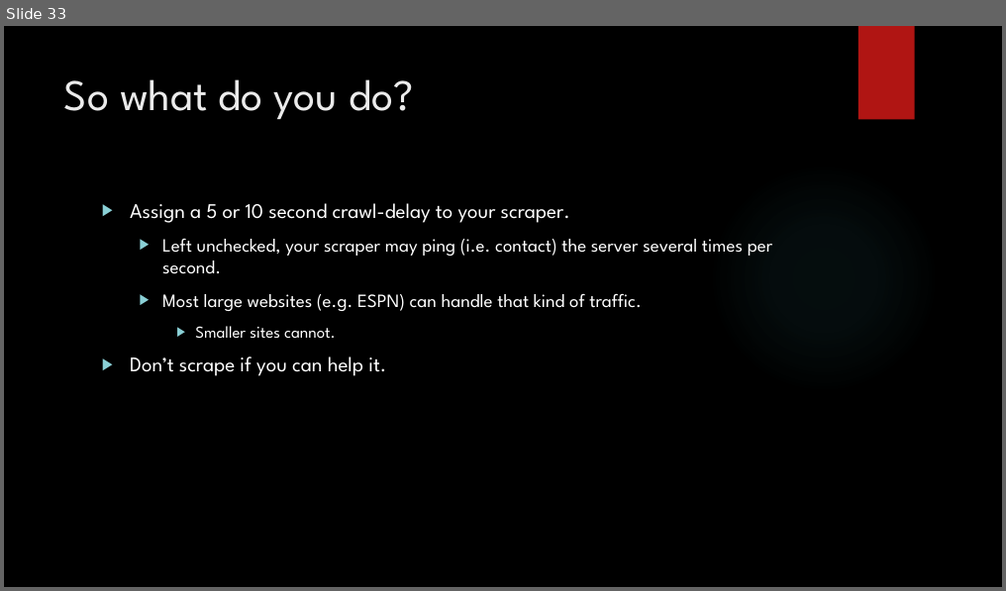
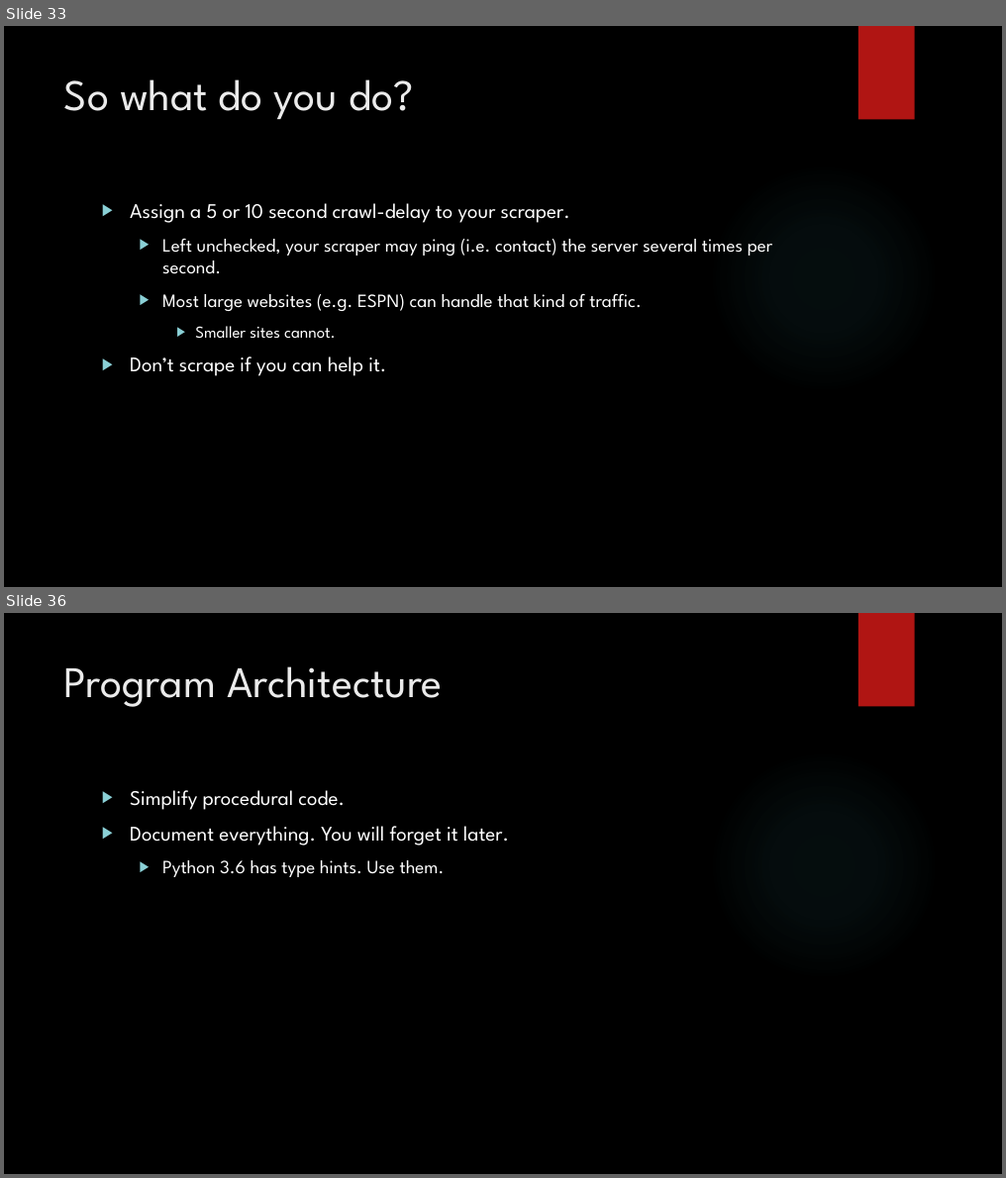
Before and after one commit to nicholas-vogt/modeling-march-madness, a slide deck: 1 Web Scraping.pptx. Shown one above the other, each under a label of ours: slide 33 before the commit, slides 33 and 36 after it; the slides between them are not shown. The pictures are 1006x591 and 1006x1178 pixels, drawn with LibreOffice and Linux fonts; fonts in the diff are those of the drawing; background and template pictures are left out. Boxes give left, top, right and bottom in pixels: in the first picture for what was removed or moved away, otherwise in the second. Text is boxed around its words. In the diff, an @@ line names an element or a change of style, - is before the commit and + after.

```diff
--- a/1 Web Scraping.pptx
+++ b/1 Web Scraping.pptx
@@ slide 36 added at (x1=4, y1=613, x2=1002, y2=1174), background picture (left out); not listed: 2 template elements that a slide beside it also shows @@
@@ title added at (x1=64, y1=666, x2=443, y2=707), 42 pt, text #EBEBEB @@
+Program Architecture
@@ text added at (x1=130, y1=790, x2=509, y2=877), 20 pt, text #FFFFFF @@
+▶ Simplify procedural code.
+▶ Document everything. You will forget it later.
+  ▶ Python 3.6 has type hints. Use them.
```
Also in this commit, not shown: 6 slides changed, 13 other files.
